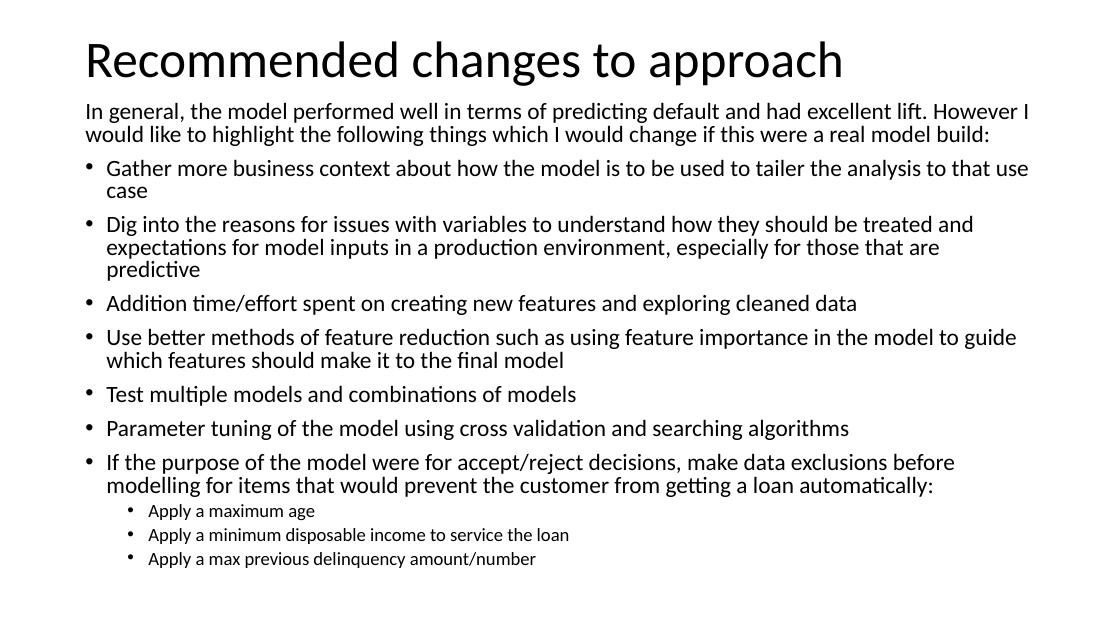
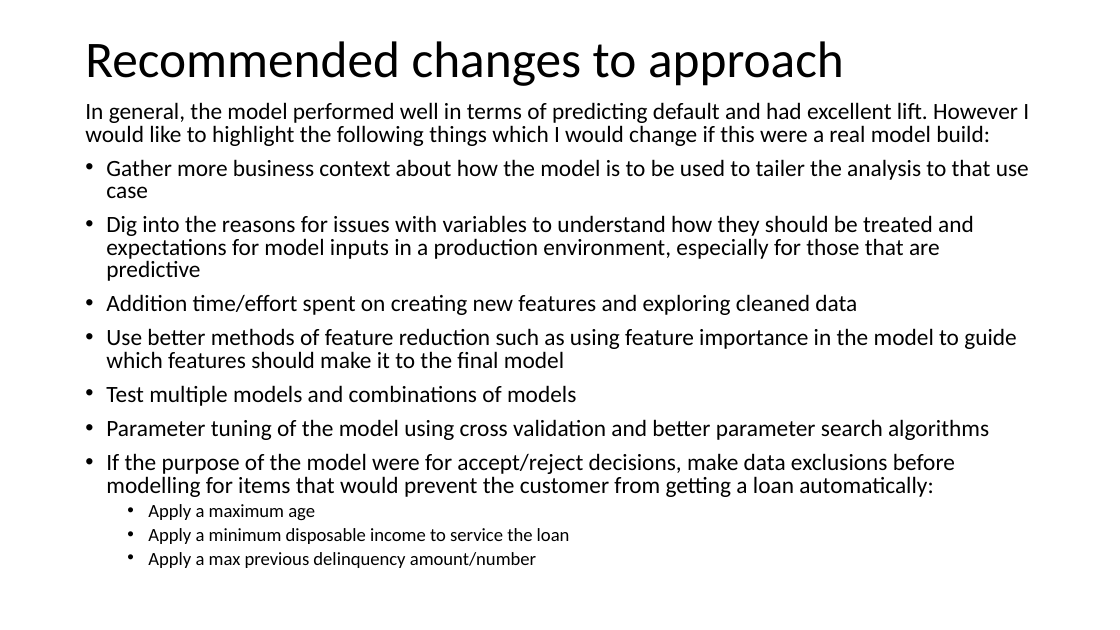
Before and after one commit to matthewjones-perth/givemesomecredit, a slide deck: slide 39 of Paidy Dataset Exercise.pptm (slide 38 before the commit). Drawn at 1120x630 pixels with LibreOffice and Linux fonts; fonts in the diff are those of the drawing. Boxes give left, top, right and bottom in pixels: in the first picture for what was removed or moved away, otherwise in the second. Text is boxed around its words. In the diff, an @@ line names an element or a change of style, - is before the commit and + after.

```diff
--- a/Paidy Dataset Exercise.pptm
+++ b/Paidy Dataset Exercise.pptm
@@ text at (x1=106, y1=419, x2=989, y2=440): text changed @@
-• Parameter tuning of the model using cross validation and searching algorithms
+• Parameter tuning of the model using cross validation and better parameter search algorithms
```
Also in this commit, not shown: 16 other slides changed, 2 slides added, 1 slide removed, 2 other files.
